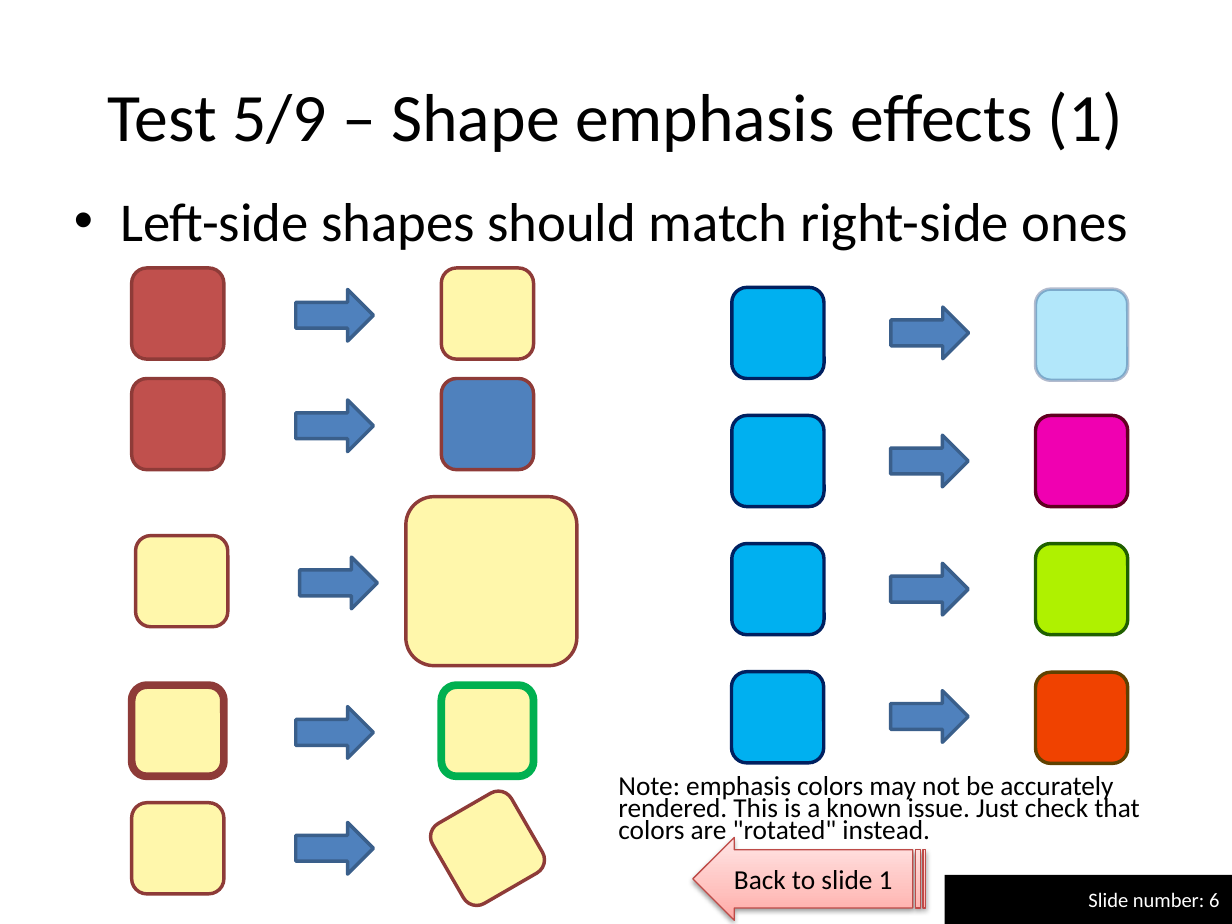
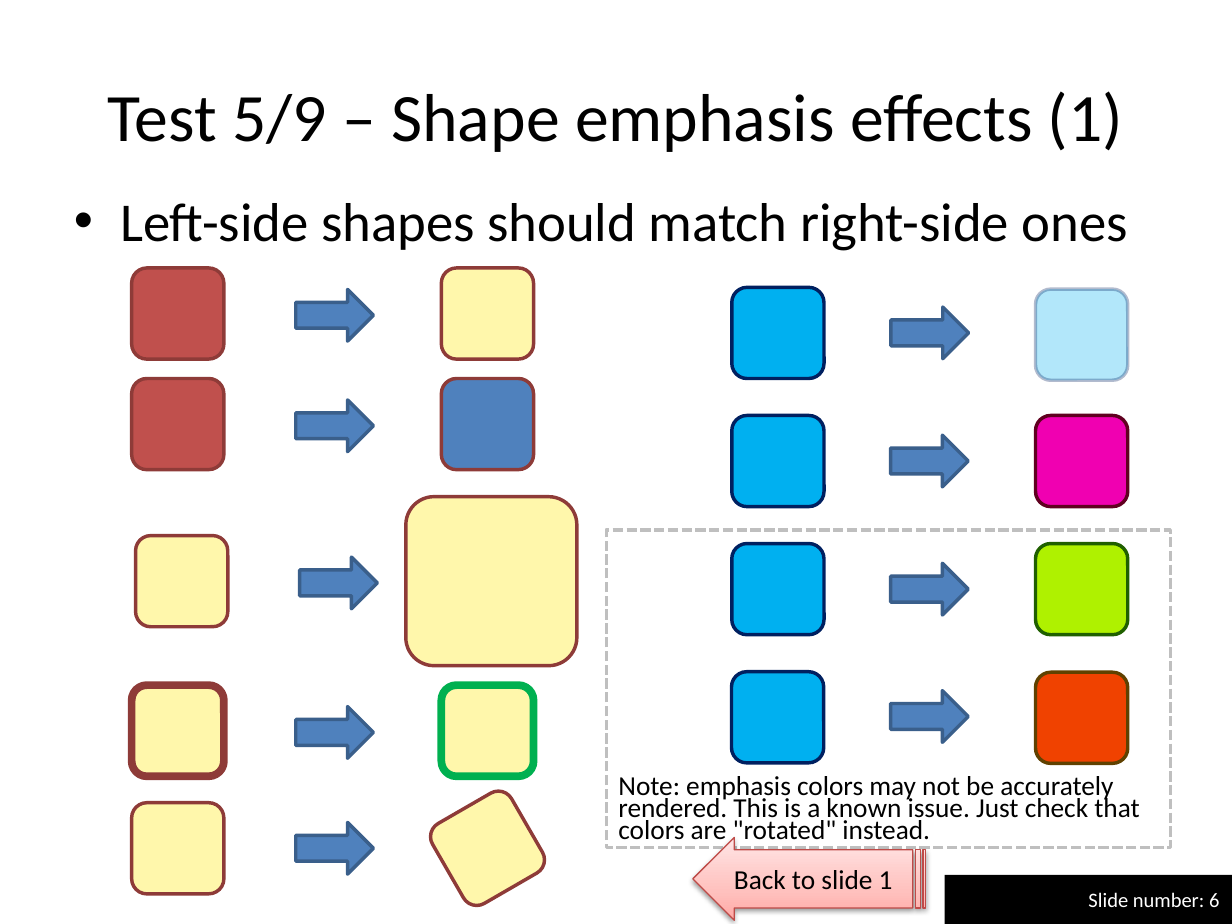
Before and after one commit to maxonthegit/PPspliT, a slide deck: slide 6 of src/PPT12+/PPspliT.pptm. Drawn at 1232x924 pixels with LibreOffice and Linux fonts; fonts in the diff are those of the drawing. Boxes give left, top, right and bottom in pixels: in the first picture for what was removed or moved away, otherwise in the second. Text is boxed around its words. In the diff, an @@ line names an element or a change of style, - is before the commit and + after.

```diff
--- a/src/PPT12+/PPspliT.pptm
+++ b/src/PPT12+/PPspliT.pptm
@@ rectangle added at box(606, 530, 1170, 848), outline #BFBFBF 2 pt dashed @@
```
Also in this commit, not shown: 1 other slide changed, 1 other file.
